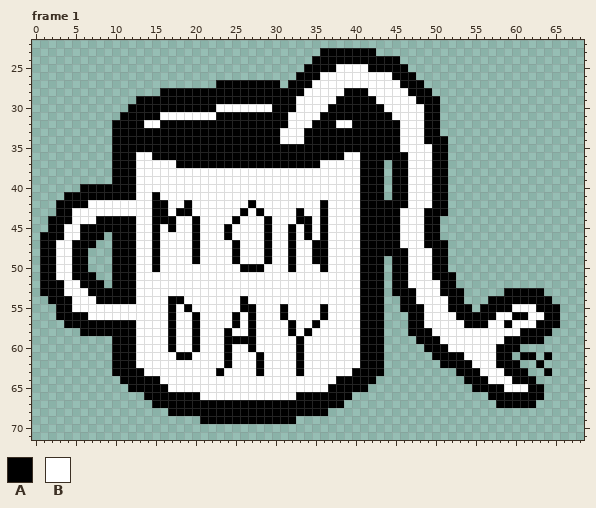
One commit to this pixel-art file: SourceFiles/MugSnake_Eating.aseprite. Above is the file before it was changed.
72x72 pixels, 2 frames. Shown: frame 1: x 0..68, y 22..71. The old version is drawn lined up with the new one. The commit also changed other frames, which this record leaves out.
Visible layers, top first: "Mug Front", "Snake", "Mug Back".
Palette (. is transparent): A #000000  B #ffffff
Pixels before, frame 1 (only the part around the change), first column x 34:
28 BBBBBAAABBBBBAAA...................
29 BBBBAAAAABBBBBAAA..................
30 BBBAAAAAAABBBBBAA..................
31 BBAAAAAAAAABBBBAA..................
32 BAAABBAAAAAABBBAA..................
33 AAAAAAAAAAAABBBAA..................
34 AAAAAAAAAAAABBBAAA.................
35 AAAAAAAAAAAABBBBAA.................
36 AAAAABBAAAAAABBBAA.................
37 AABBBBBAAA.AABBBAA.................
38 BBBBBBBAAA.AABBBAA.................
39 BBBBBBBAAA.AABBBAA.................
40 BBBBBBBAAA.AABBBAA.................
41 BBBBBBBAAA.AABBBAA.................
42 BBABBBBAAAAAABBBAA.................
43 BBABBBBAAAAABBBAAA.................
44 ABABBBBAAAAABBBAA..................
45 ABABBBBAAAAABBBAA..................
46 ABABBBBAAAAABBBAA..................
47 BAABBBBAAAAABBBAAA.................
48 BAABBBBAAAAAABBBAA.................
49 BAABBBBAAA.AABBBAA.................
50 BBABBBBAAA.AABBBAA.................
51 BBBBBBBAAA.AABBBAAA................
52 BBBBBBBAAA.AABBBBAA................
53 BBBBBBBAAA.AAABBBAAA.....AAAAA.....
54 BBBBBBBAAA..AABBBBAA...AAAAAAAA....
55 BBABBBBAAA..AAABBBAAA.AAAABBBAAA...
56 BBABBBBAAA...AABBBBAAAAABBAABBAA...
57 BABBBBBAAA...AABBBBBAAABBABBBAAA...
58 ABBBBBBAAA...AAABBBBBBBBBBBAAAA....
59 BBBBBBBAAA....AAABBBBBBBBAAAAA.....
60 BBBBBBBAAA.....AAABBBBBBAAA........
61 BBBBBBBAAA......AAAABBBBAA.AA.A....
62 BBBBBBBAAA.......AAAABBBAAA..A.....
63 BBBBBBAAAA.........AAABBBAAA..A....
64 BBBBAAAAA...........AAABBBAAA......
65 BBBAAAAA.............AAAABBBAA.....
66 AAAAAA.................AAAAAAA.....
67 AAAAA...................AAAAA......
68 AAA................................
69 ...................................
70 ...................................
71 ...................................
The same view after the edit:
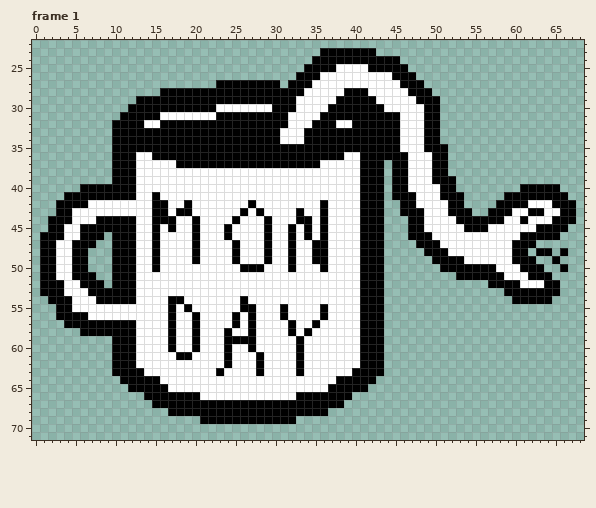
The author wrote: Shorten neck on mugsnake eating
Diff:
whole drawing moved by -5,-1 (the old picture is shown already moved)
Changed rows in their new state; - is an unchanged pixel.
Frame 1:
first column x 45:
31 A------
34 ------.
35 ----A--
first column x 44:
39 --------A---------------
40 ------B-A--------AAAAA--
41 ---A--B-AA-----AAAAAAAA-
42 ..-A--BBAA----AAAABBBAAA
43 ..AAABBBAAA--AAABBAABBAA
44 ...AABBBBAAAAAABBABBBAAA
45 ...AABBBBBAAABBBBBBAAAA-
46 ...AA-BBBBBBBBBBBAAAAA--
47 ....A--BBBBBBBBBAAA-----
48 .....A--BBBBBBBBAA-AA-A-
49 -.....--AABBBBBBAAA--A--
50 -......-AAAAAABBBAAA--A-
51 -........AAAAAABBBAAA---
52 -........----AAAABBBAA--
53 -.........----------AA--
54 --........---...--------
55 --.........-..........--
56 ---...................--
57 ---...................--
58 ---..................---
59 ----................----
60 -----............-------
61 ------..........-..-.---
62 -------..........--.----
63 ---------.........--.---
64 ----------.........-----
65 -----------.........----
66 -------------.......----
67 --------------.....-----
Changed places in both pictures, as pixel boxes (x1, y1, x2, y2):
changed: (384, 112, 576, 408)
